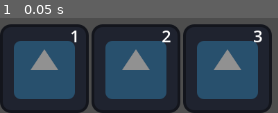
Above: before the commit, frame 1.
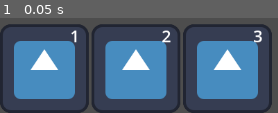
Above: after the commit, the same moment.

Repository: telmotrooper/mephistos-wrath
Game: Godot game, scene res://main.tscn
Same seed, same stepped clock (60 frames per second), same inputs: the game is played once before the commit and once after it. The engine's default icon, where the game draws it, is replaced by a stand-in: a white triangle on a blue panel in a dark square.
Inputs:
- Up to frame 1 (0.05 s): no input

The runs differ from the first frame. In frame 1, 77% of the frame differs, in the area x 1-97%, y 9-97%.

Commit message:
Fixed initial state of buttons

Diff:
--- a/ability_button.tscn
+++ b/ability_button.tscn
@@ -7,6 +7,7 @@
 Label/font_sizes/font_size = 24
 
 [node name="AbilityButton" type="TextureProgressBar"]
+value = 100.0
 fill_mode = 4
 texture_under = ExtResource("1_55vxe")
 texture_progress = ExtResource("1_55vxe")
